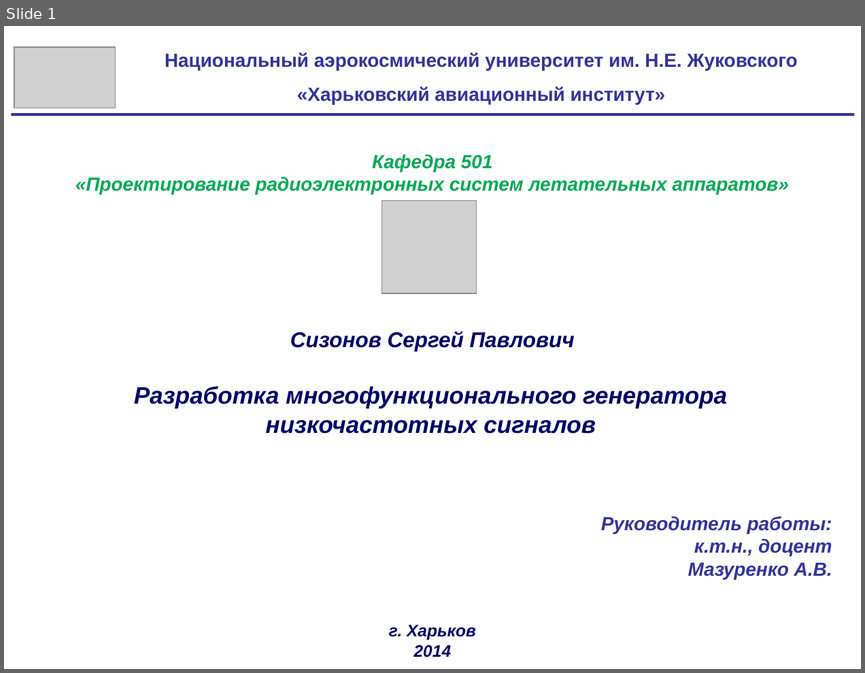
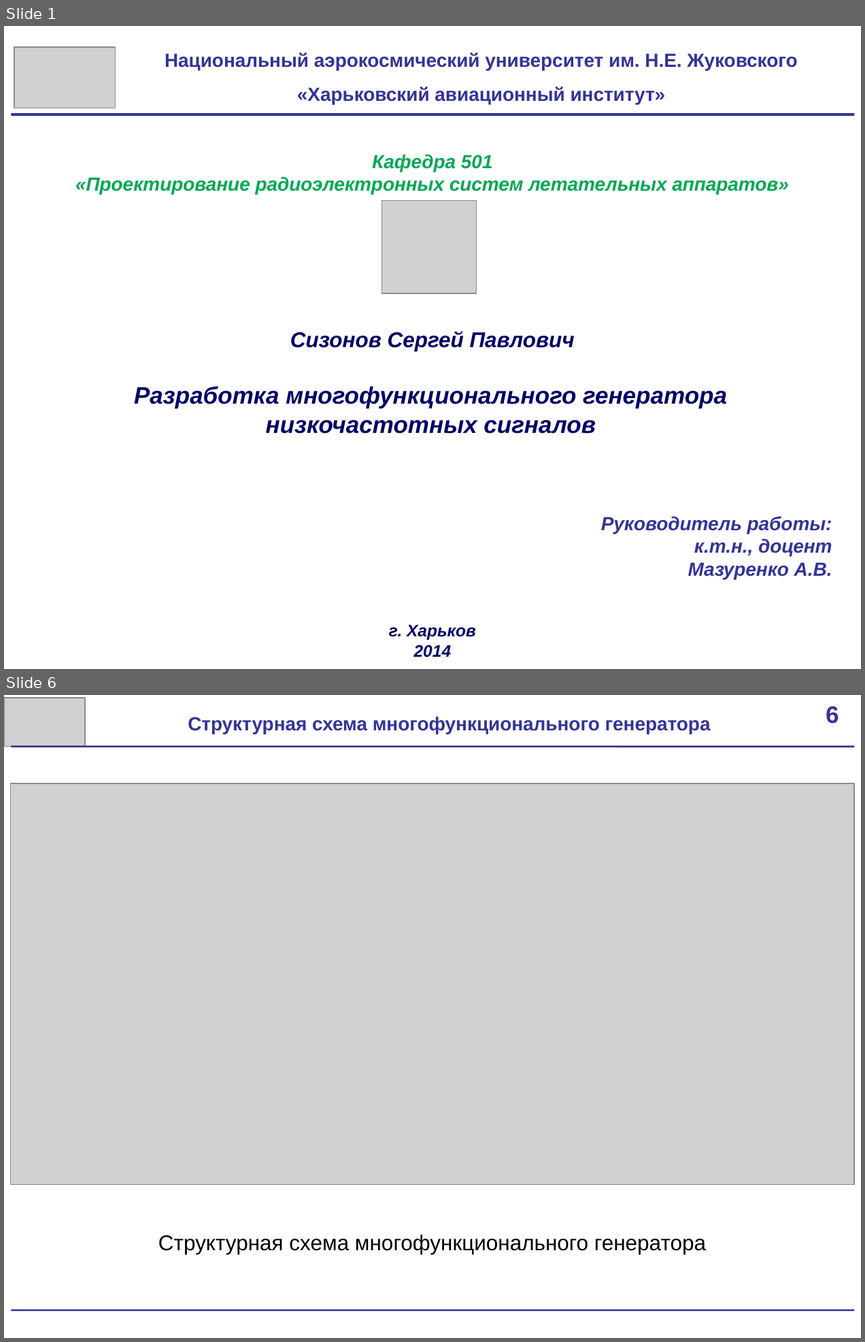
Before and after one commit to scorpion-afi/oscilator, a slide deck: documentation/Presentation.pptx. Shown one above the other, each under a label of ours: slide 1 before the commit, slides 1 and 6 after it; the slides between them are not shown. The pictures are 865x673 and 865x1342 pixels, drawn with LibreOffice and Linux fonts; fonts in the diff are those of the drawing; grey boxes stand for pictures. Boxes give left, top, right and bottom in pixels: in the first picture for what was removed or moved away, otherwise in the second. Text is boxed around its words. In the diff, an @@ line names an element or a change of style, - is before the commit and + after.

```diff
--- a/documentation/Presentation.pptx
+++ b/documentation/Presentation.pptx
@@ slide 6 added at bbox=[4, 695, 861, 1338], background #FFFFFF @@
@@ picture added at bbox=[4, 698, 84, 747] @@
@@ rectangle added at bbox=[804, 695, 861, 743], fill #FFFFFF, 20 pt, text #333399, bold @@
+6
@@ text added at bbox=[188, 716, 711, 734], 16 pt, text #333399, bold @@
+Структурная схема многофункционального генератора
@@ line added from (11, 747) to (854, 747), #333399 1.5 pt @@
@@ picture added at bbox=[11, 783, 855, 1184] @@
@@ text added at bbox=[158, 1234, 706, 1254], 18 pt, text #000000 @@
+Структурная схема многофункционального генератора
@@ line added from (11, 1310) to (854, 1310), #333399 1.5 pt @@
```
Also in this commit, not shown: 15 slides changed, 2 other slides added, 1 slide removed, 1 other file.
